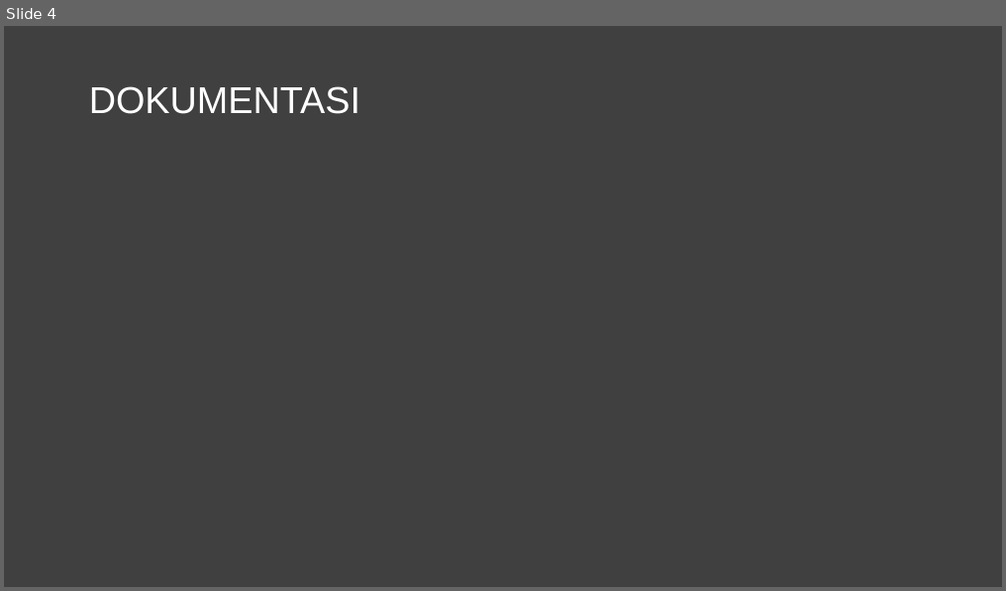
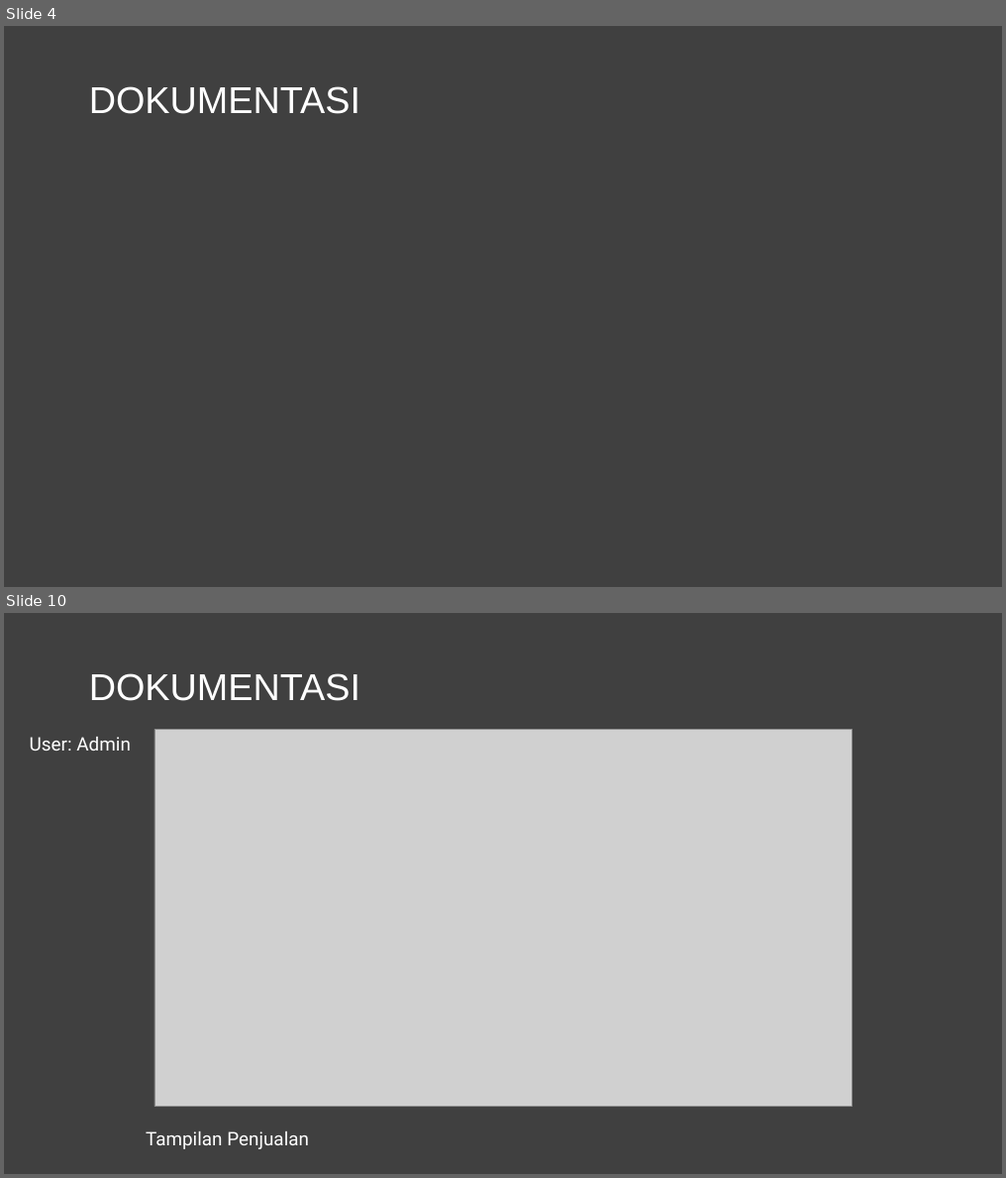
Before and after one commit to 2072008NicholasCH/ApotekOnline, a slide deck: Apotek Online.pptx. Shown one above the other, each under a label of ours: slide 4 before the commit, slides 4 and 10 after it; the slides between them are not shown. The pictures are 1006x591 and 1006x1178 pixels, drawn with LibreOffice and Linux fonts; fonts in the diff are those of the drawing; grey boxes stand for pictures. Boxes give left, top, right and bottom in pixels: in the first picture for what was removed or moved away, otherwise in the second. Text is boxed around its words. In the diff, an @@ line names an element or a change of style, - is before the commit and + after.

```diff
--- a/Apotek Online.pptx
+++ b/Apotek Online.pptx
@@ slide 10 added at box(4, 613, 1002, 1174), background #404040 @@
@@ text added at box(89, 673, 360, 701), 36 pt, text #FFFFFF @@
+DOKUMENTASI
@@ picture added at box(154, 729, 851, 1107) @@
@@ text added at box(30, 737, 131, 751), 18 pt, text #FFFFFF @@
+User: Admin
@@ text added at box(146, 1132, 309, 1150), 18 pt, text #FFFFFF @@
+Tampilan Penjualan
```
Also in this commit, not shown: 9 other slides added.
